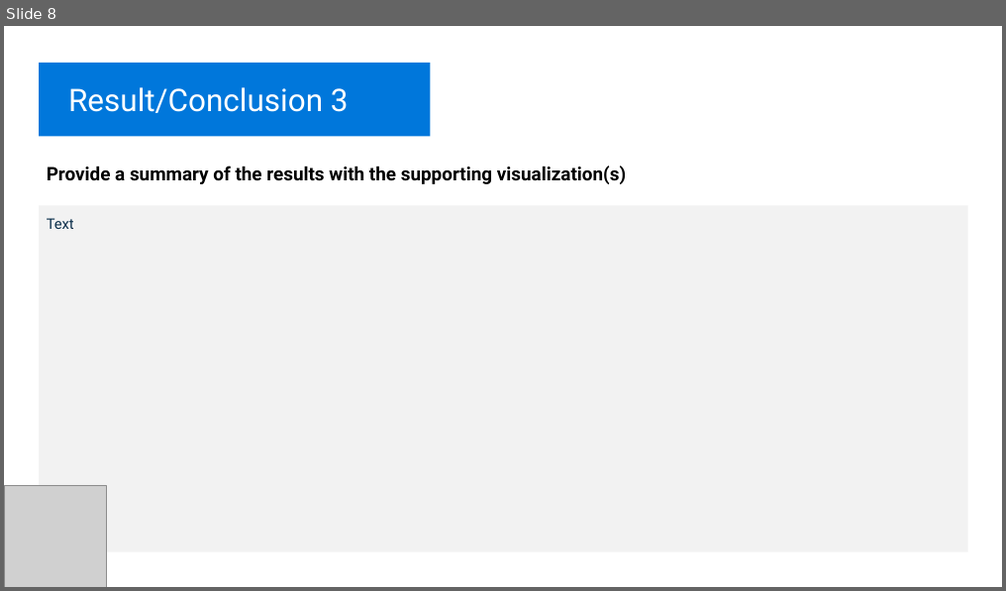
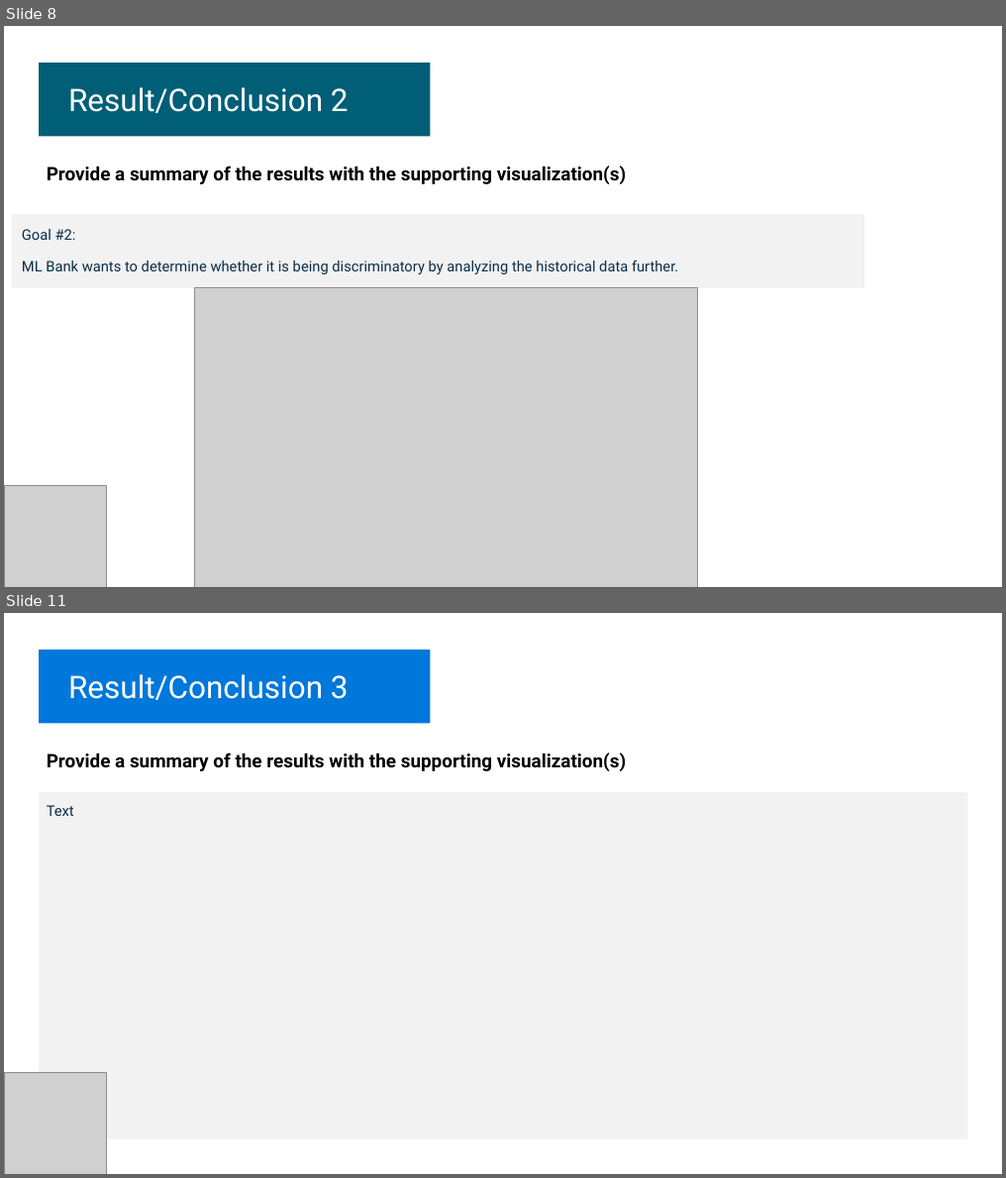
Before and after one commit to Pete1001/ML-Bank, a slide deck: Resources/ML-Bank.pptx. Shown one above the other, each under a label of ours: slide 8 before the commit, slides 8 and 11 after it; the slides between them are not shown. The pictures are 1006x591 and 1006x1178 pixels, drawn with LibreOffice and Linux fonts; fonts in the diff are those of the drawing; grey boxes stand for pictures. Boxes give left, top, right and bottom in pixels: in the first picture for what was removed or moved away, otherwise in the second. Text is boxed around its words. In the diff, an @@ line names an element or a change of style, - is before the commit and + after.

```diff
--- a/Resources/ML-Bank.pptx
+++ b/Resources/ML-Bank.pptx
@@ slide 8 added at (4,26,1002,587), background #FFFFFF @@
@@ rectangle added at (40,63,431,137), fill #005E77 @@
@@ text added at (68,87,349,113), 30 pt, text #FFFFFF @@
+Result/Conclusion 2
@@ text added at (47,166,626,184), 18 pt, text #000000, bold @@
+Provide a summary of the results with the supporting visualization(s)
@@ rectangle added at (12,215,864,288), fill #F2F2F2, 14 pt, text #082D49 @@
+Goal #2:
+ML Bank wants to determine whether it is being discriminatory by analyzing the historical data further.
@@ picture added at (195,288,697,587) @@
@@ picture added at (4,485,106,587) @@
@@ what was slide 8 is now slide 11 @@
```
Also in this commit, not shown: 8 slides changed, 2 other slides added.
